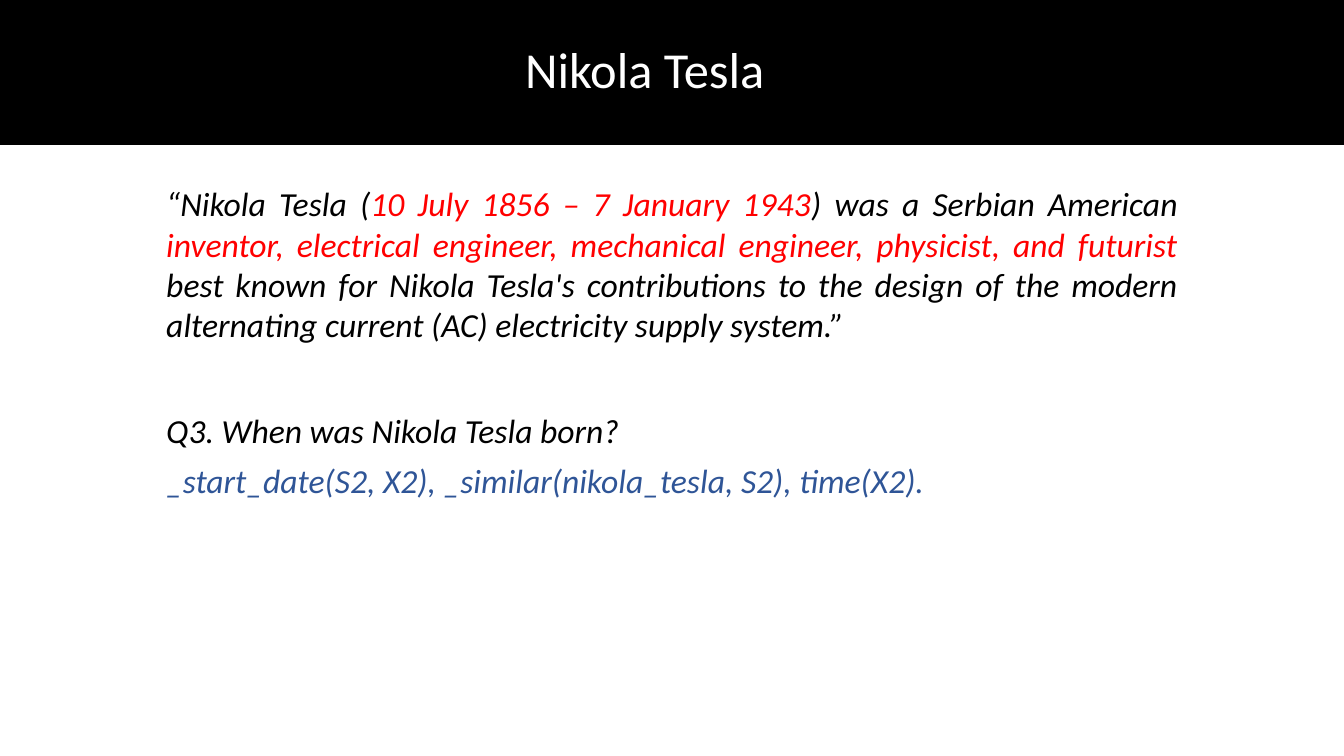
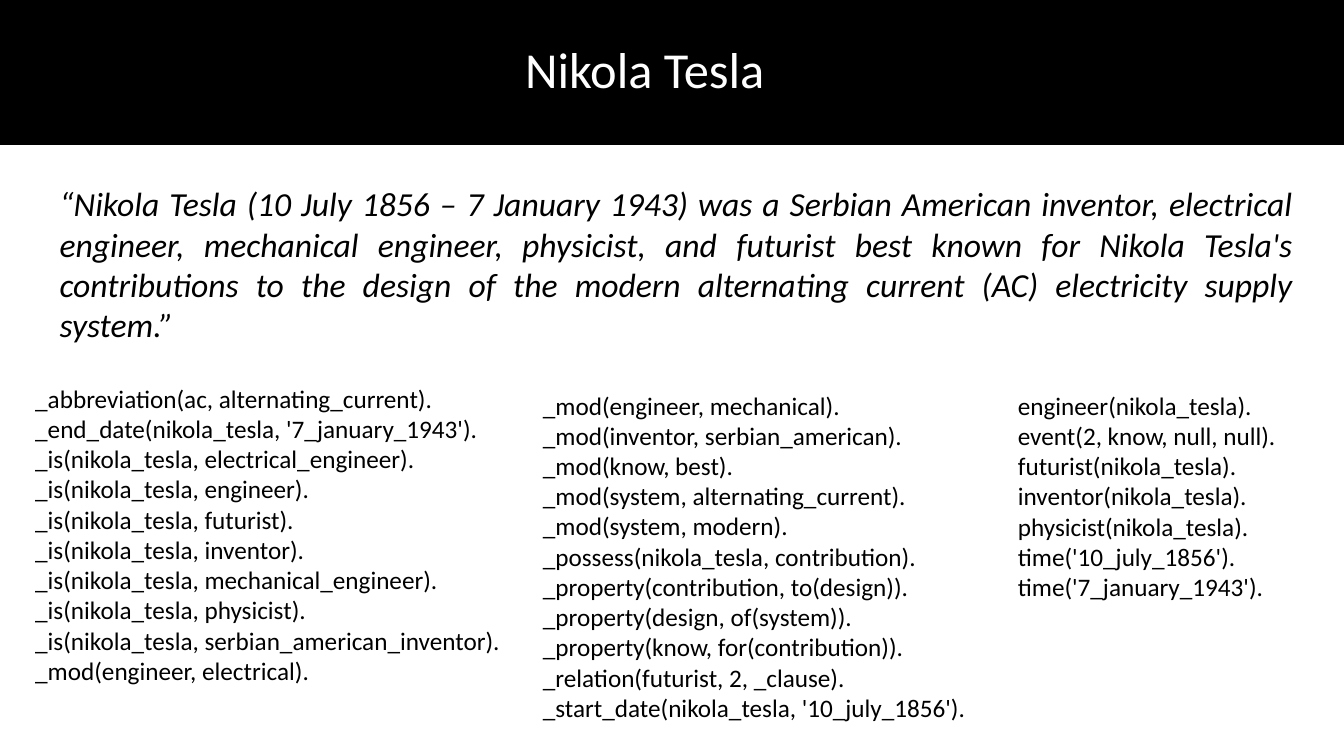
Before and after one commit to DhruvaPendharkar/thesis-project, a slide deck: slide 18 of Notes/ThesisPresentation.pptx (slide 20 before the commit). Drawn at 1344x756 pixels with LibreOffice and Linux fonts; fonts in the diff are those of the drawing. Boxes give left, top, right and bottom in pixels: in the first picture for what was removed or moved away, otherwise in the second. Text is boxed around its words. In the diff, an @@ line names an element or a change of style, - is before the commit and + after.

```diff
--- a/Notes/ThesisPresentation.pptx
+++ b/Notes/ThesisPresentation.pptx
@@ text "“Nikola Tesla (10 July 1856 ..." moved from (x1=166, y1=191, x2=1178, y2=343) to (x1=60, y1=191, x2=1293, y2=343) @@
@@ text "“Nikola Tesla (10 July 1856 ..." at (x1=60, y1=191, x2=1293, y2=343): text colour #FF0000 to #000000 in "(10 July 1856 – 7 January 1943) ..." @@
@@ text added at (x1=35, y1=389, x2=500, y2=685), 18 pt, text #000000 @@
+_abbreviation(ac, alternating_current).
+_end_date(nikola_tesla, '7_january_1943').
+_is(nikola_tesla, electrical_engineer).
+_is(nikola_tesla, engineer).
+_is(nikola_tesla, futurist).
+_is(nikola_tesla, inventor).
+_is(nikola_tesla, mechanical_engineer).
+_is(nikola_tesla, physicist).
+_is(nikola_tesla, serbian_american_inventor).
+_mod(engineer, electrical).
@@ text removed at (x1=166, y1=419, x2=619, y2=448) @@
-Q3. When was Nikola Tesla born?
@@ text added at (x1=543, y1=396, x2=965, y2=722), 18 pt, text #000000 @@
+_mod(engineer, mechanical).
+_mod(inventor, serbian_american).
+_mod(know, best).
+_mod(system, alternating_current).
+_mod(system, modern).
+_possess(nikola_tesla, contribution).
+_property(contribution, to(design)).
+_property(design, of(system)).
+_property(know, for(contribution)).
+_relation(futurist, 2, _clause).
+_start_date(nikola_tesla, '10_july_1856').
@@ text added at (x1=1018, y1=396, x2=1275, y2=601), 18 pt, text #000000 @@
+engineer(nikola_tesla).
+event(2, know, null, null).
+futurist(nikola_tesla).
+inventor(nikola_tesla).
+physicist(nikola_tesla).
+time('10_july_1856').
+time('7_january_1943').
@@ text removed at (x1=166, y1=468, x2=924, y2=498) @@
-_start_date(S2, X2), _similar(nikola_tesla, S2), time(X2).
```
Also in this commit, not shown: 2 other slides changed, 3 slides removed.
